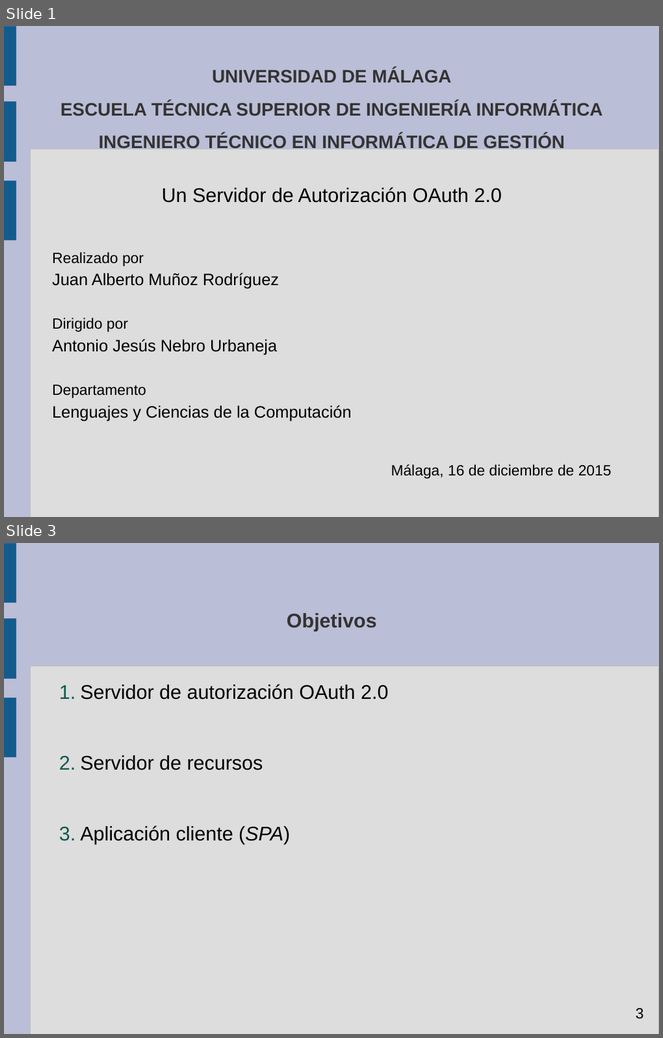
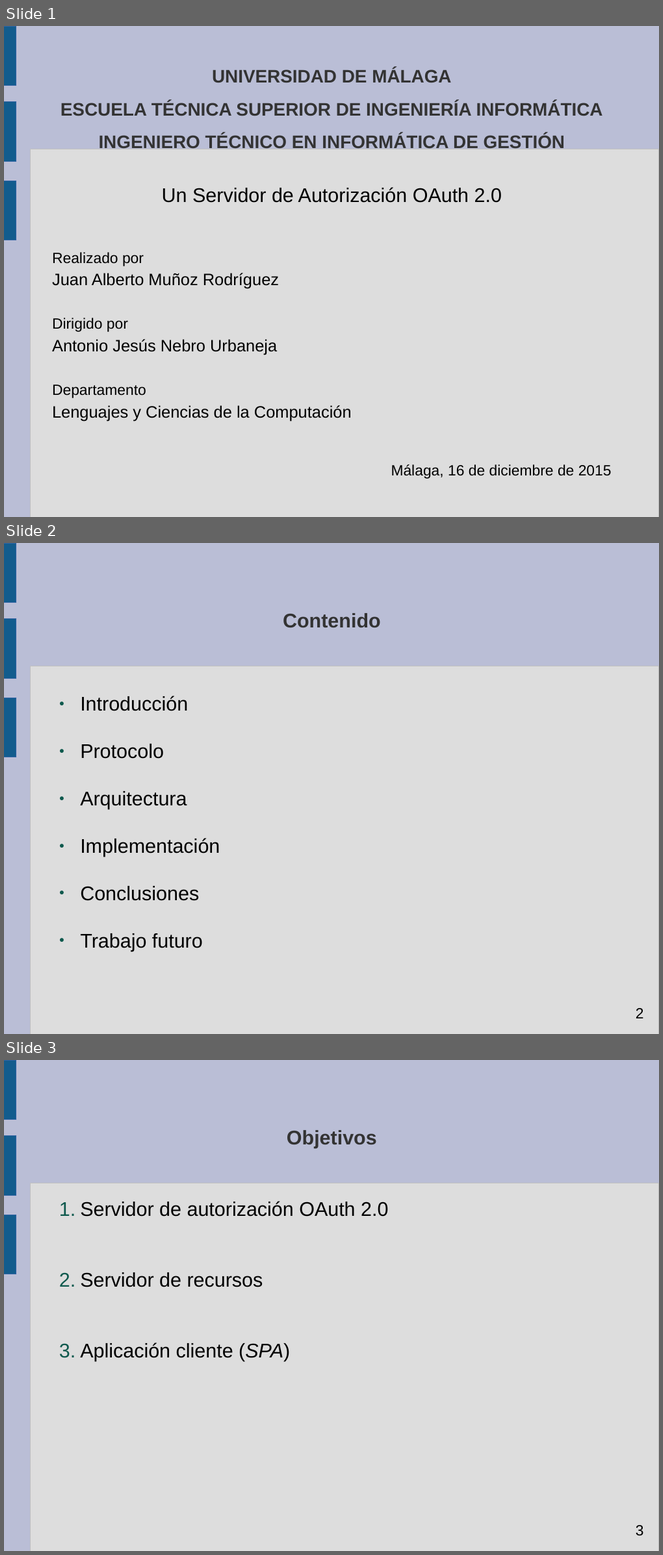
Before and after one commit to jumuro/OAuthServer, a slide deck: PFC/Doc/Presentación/Presentación.odp. Shown one above the other, each under a label of ours: slides 1 and 3 before the commit, slides 1, 2 and 3 after it; the slides between them are not shown. The pictures are 663x1038 and 663x1555 pixels, drawn with LibreOffice and Linux fonts; fonts in the diff are those of the drawing. Boxes give left, top, right and bottom in pixels: in the first picture for what was removed or moved away, otherwise in the second. Text is boxed around its words. In the diff, an @@ line names an element or a change of style, - is before the commit and + after.

```diff
--- a/PFC/Doc/Presentación/Presentación.odp
+++ b/PFC/Doc/Presentación/Presentación.odp
@@ slide 2 added at bbox=[4, 543, 659, 1034], background #BABED6; not listed: 4 template elements that a slide beside it also shows @@
@@ title added at bbox=[283, 613, 381, 628], 24 pt, text #333333, bold @@
+Contenido
@@ text added at bbox=[80, 696, 220, 952], 24 pt, text #000000 @@
+● Introducción
+● Protocolo
+● Arquitectura
+● Implementación
+● Conclusiones
+● Trabajo futuro
@@ page number added at bbox=[636, 1008, 644, 1019], 18 pt, text #000000 @@
+2
```
Also in this commit, not shown: 1 slide changed, 2 slides removed, 1 other file.
